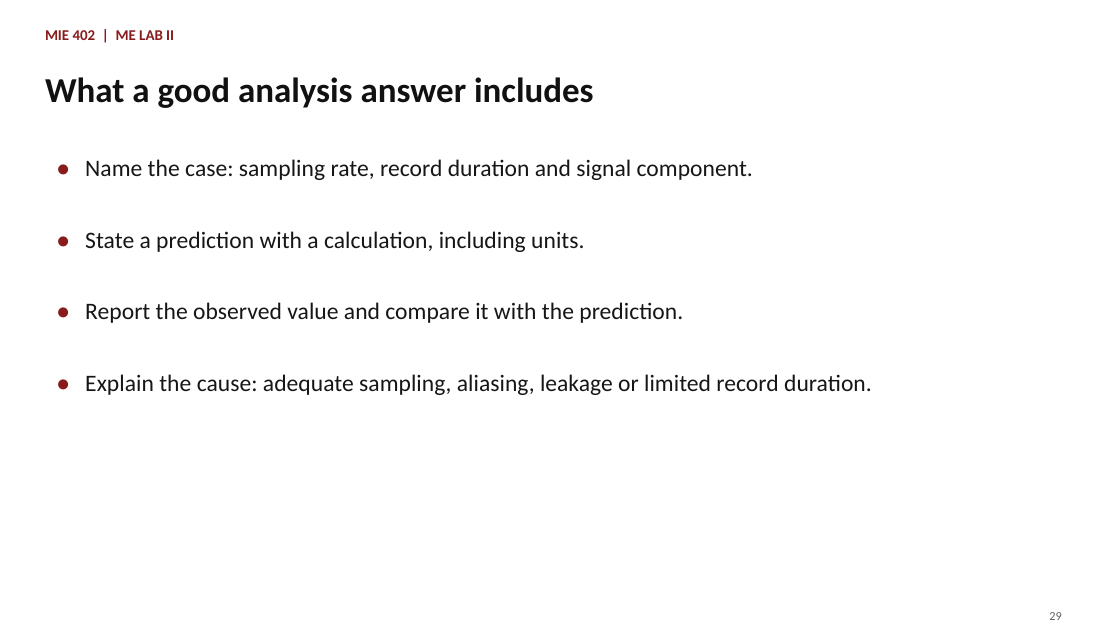
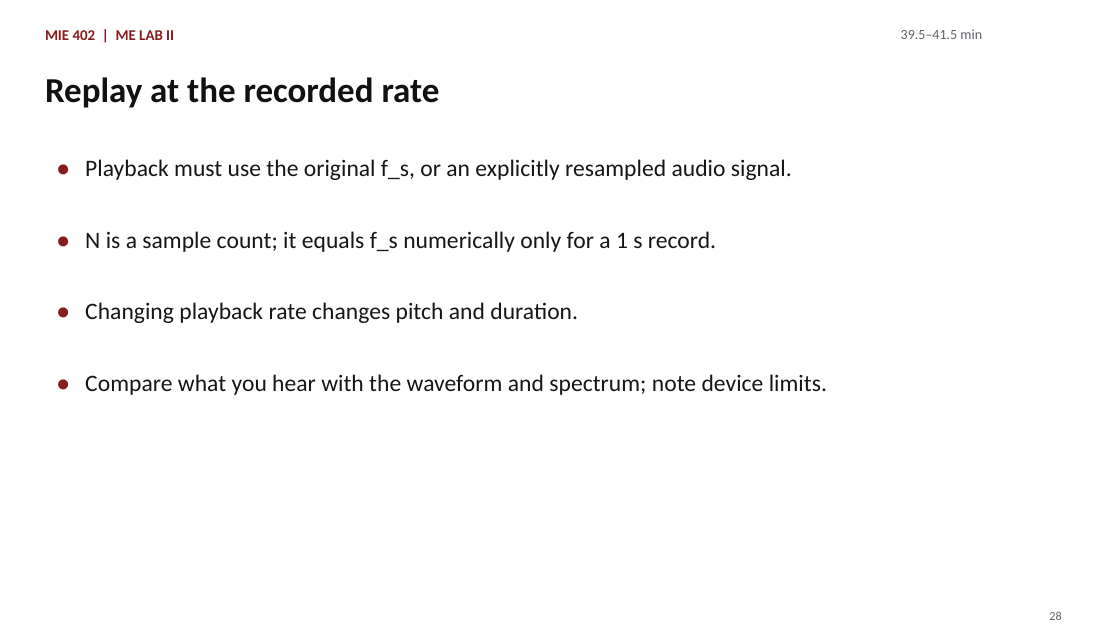
Before and after one commit to Ehsan-Roohi/MIE402-Lab, a slide deck: slide 28 of site/docs/MIE402_Lecture02_Sampling_Jupyter_PreLab1_Fall2026.pptx (slide 29 before the commit). Drawn at 1120x630 pixels with LibreOffice and Linux fonts; fonts in the diff are those of the drawing. Boxes give left, top, right and bottom in pixels: in the first picture for what was removed or moved away, otherwise in the second. Text is boxed around its words. In the diff, an @@ line names an element or a change of style, - is before the commit and + after.

Commit message:
Align the 50-minute Lab 1 lecture and pre-lab with sound acquisition and analysis

```diff
--- a/site/docs/MIE402_Lecture02_Sampling_Jupyter_PreLab1_Fall2026.pptx
+++ b/site/docs/MIE402_Lecture02_Sampling_Jupyter_PreLab1_Fall2026.pptx
@@ text added at (x1=901, y1=29, x2=982, y2=39), 12 pt, text #5F6368 @@
+39.5–41.5 min
@@ text at (x1=45, y1=77, x2=440, y2=108): text changed @@
-What a good analysis answer includes
+Replay at the recorded rate
@@ text at (x1=85, y1=159, x2=792, y2=180): text changed @@
-Name the case: sampling rate, record duration and signal component.
+Playback must use the original f_s, or an explicitly resampled audio signal.
@@ text at (x1=85, y1=231, x2=716, y2=252): text changed @@
-State a prediction with a calculation, including units.
+N is a sample count; it equals f_s numerically only for a 1 s record.
@@ text at (x1=85, y1=302, x2=578, y2=323): text changed @@
-Report the observed value and compare it with the prediction.
+Changing playback rate changes pitch and duration.
@@ text at (x1=85, y1=374, x2=827, y2=395): text changed @@
-Explain the cause: adequate sampling, aliasing, leakage or limited record duration.
+Compare what you hear with the waveform and spectrum; note device limits.
@@ text at (x1=1049, y1=611, x2=1061, y2=620): text changed @@
-29
+28
```
Also in this commit, not shown: 13 other slides changed, 18 slides added, 17 slides removed, 15 other files.
